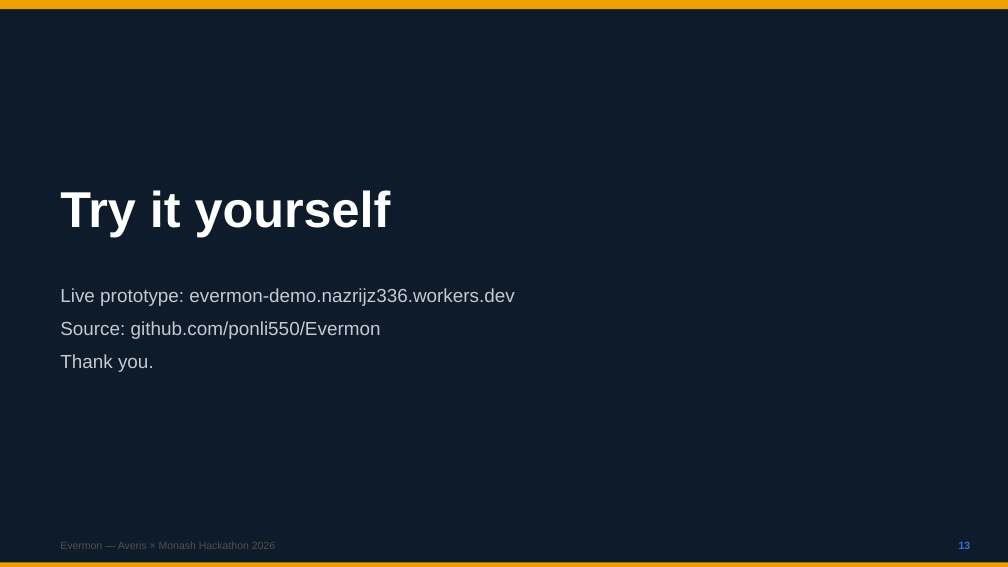
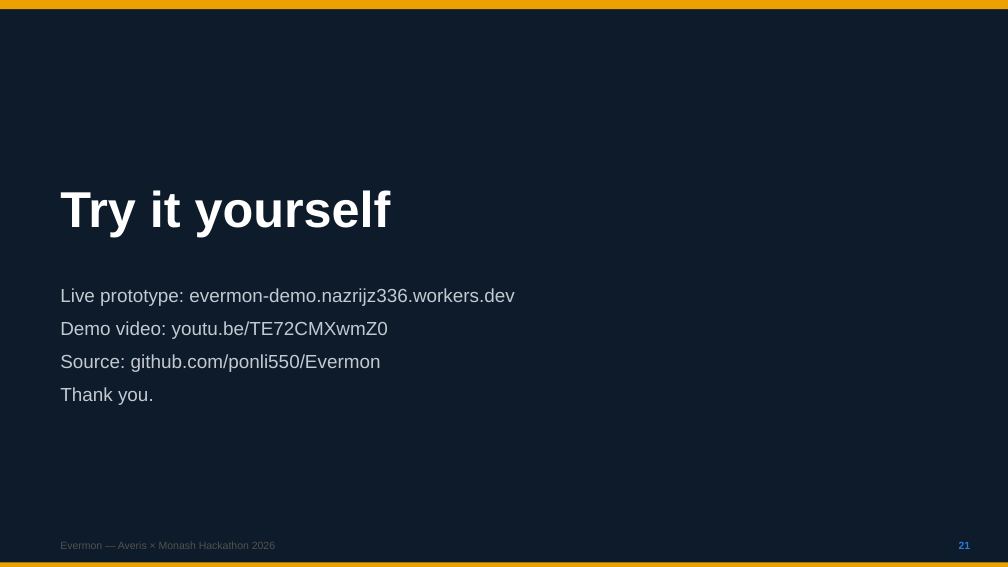
Before and after one commit to ponli550/Evermon, a slide deck: slide 21 of docs/AverisMonash2026.pptx (slide 13 before the commit). Drawn at 1008x567 pixels with LibreOffice and Linux fonts; fonts in the diff are those of the drawing. Boxes give left, top, right and bottom in pixels: in the first picture for what was removed or moved away, otherwise in the second. Text is boxed around its words. In the diff, an @@ line names an element or a change of style, - is before the commit and + after.

```diff
--- a/docs/AverisMonash2026.pptx
+++ b/docs/AverisMonash2026.pptx
@@ text at bbox=[60, 321, 388, 339]: paragraph added @@
+Demo video: youtu.be/TE72CMXwmZ0
@@ text at bbox=[959, 541, 971, 549]: text changed @@
-13
+21
```
Also in this commit, not shown: 8 slides added, 2 other files.
